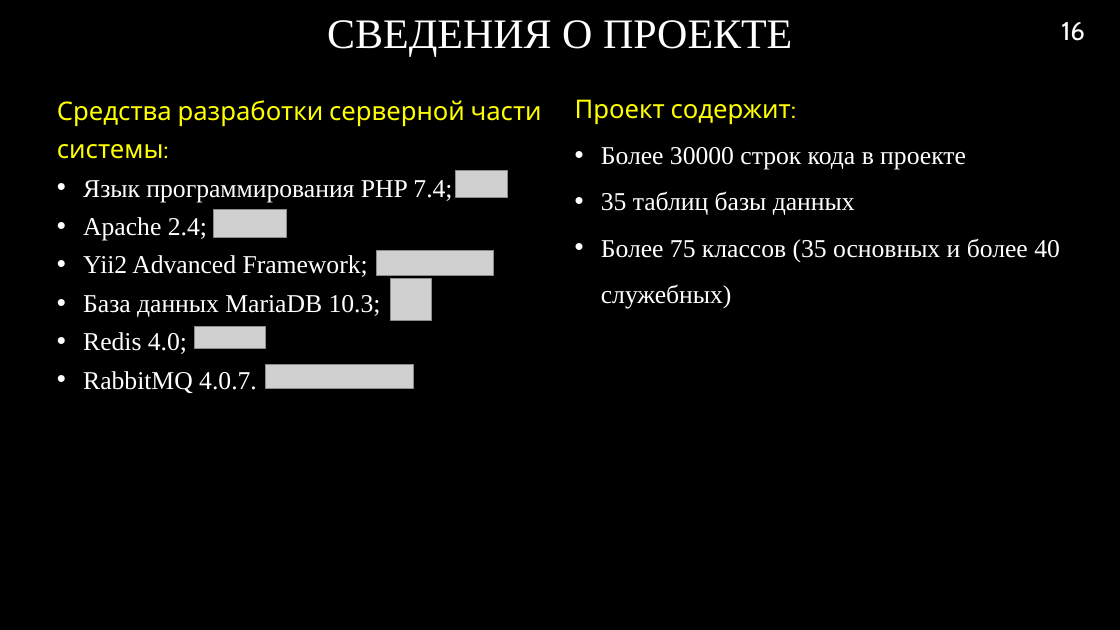
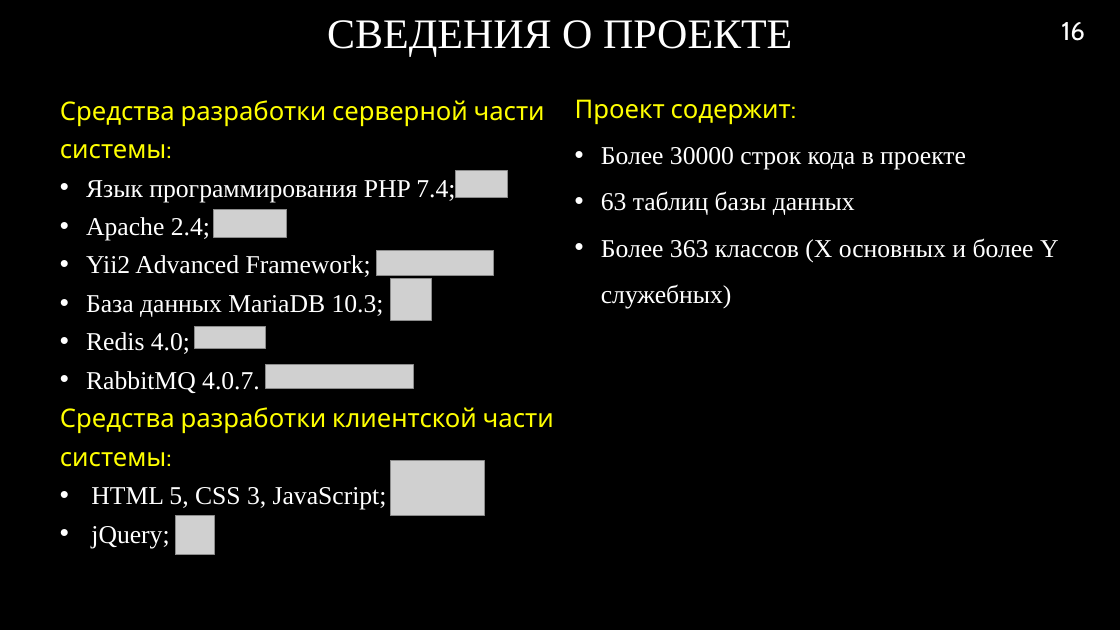
Before and after one commit to RAdKuzur/ASTU, a slide deck: slide 16 of Дипломная работа/Консультации Хоменко/Презентация v5.0 .pptx. Drawn at 1120x630 pixels with LibreOffice and Linux fonts; fonts in the diff are those of the drawing; grey boxes stand for pictures; background and template pictures are left out. Boxes give left, top, right and bottom in pixels: in the first picture for what was removed or moved away, otherwise in the second. Text is boxed around its words. In the diff, an @@ line names an element or a change of style, - is before the commit and + after.

```diff
--- a/Дипломная работа/Консультации Хоменко/Презентация v5.0 .pptx
+++ b/Дипломная работа/Консультации Хоменко/Презентация v5.0 .pptx
@@ text at (x1=601, y1=191, x2=1059, y2=308): text changed @@
-• 35 таблиц базы данных
-• Более 75 классов (35 основных и более 40 служебных)
+• 63 таблиц базы данных
+• Более 363 классов (X основных и более Y служебных)
@@ text at (x1=60, y1=407, x2=554, y2=548): paragraphs added @@
+Средства разработки клиентской части системы:
+• HTML 5, CSS 3, JavaScript;
+• jQuery;
@@ picture added at (x1=391, y1=461, x2=485, y2=516) @@
@@ picture added at (x1=176, y1=516, x2=214, y2=555) @@
```
Also in this commit, not shown: 5 other slides changed.
